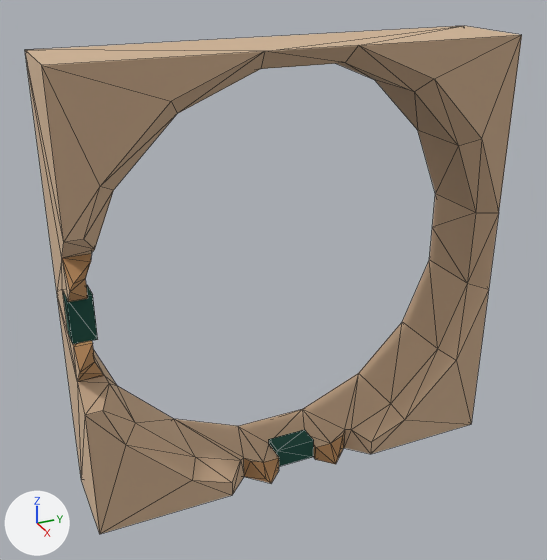
An edit to the glTF model asset/Guide_90.glb, drawn before and after from the same camera.
The view is the same before and after, from a 50 mm lens placed at (7.28, -24.54, 6.59), pointed at (2.98, -22.6, 4.44). Lighting does not change. The marker at lower left points along +X, +Y and +Z. Mesh edges are drawn as thin lines. Where no turn or scale is listed for an object, it has been applied to the vertices. Vertices at the same position are counted once.

Names of what the first picture shows: 'mergedBlocks(Clone)'.
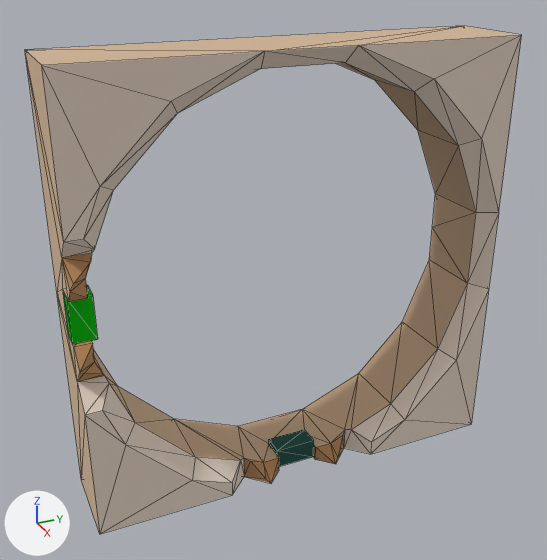
The newer file is also turned or shifted as a whole; pictures and numbers use the older file's frame.

The change in detail:
Material 'Sandstone_Floor' (mat_sandstone_floor) is new.
Its base color is (0.88, 0.783, 0.694) (white #f1e5d9).
Its metallic is 0.5.
Its roughness is 1.0.
Material 'Material.001' (mat_material_001) is new.
Its base color is (0.00101, 0.604, 0.00238) (green #03cc08).
Its metallic is 0.5.
Its roughness is 1.0.
me_mesh_0 is used by ob_mergedblocks_clone; location (0.0, 0.0, 0.0).
me_mesh_0 had 116 vertices, 232 faces and spanned x 2.7..3.3, y -24.0..-21.0, z 3.0..6.0.
me_mesh_0 now has 118 vertices, 232 faces and spans x 2.7..3.3, y -24.0..-21.0, z 3.0..6.0.
Part 1, on me_mesh_0:
7 faces are deleted.
2 vertices are added at (3.0, -24.0, 4.65), (3.0, -24.0, 4.35).
7 new faces join them, mat_material_001 (green #03cc08).
me_mesh_0 part 2: 5 faces spanning x 3.0..3.15, y -24.0..-23.85, z 4.35..4.65 switch from mat_green_stone___dark (dark cyan #2d6256) to mat_material_001 (green #03cc08).
me_mesh_0 part 3: 56 faces spanning x 3.15..3.3, y -24.0..-21.0, z 3.0..6.0 switch from mat_sandstone_trim (beige #dec3a5) to mat_sandstone_floor (white #f1e5d9).

Boxes [x1, y1, x2, y2] around the edits, measured in the pictures (547 x 560 px; the box of a moved part takes in the faces that stretch with it):
part 1 of me_mesh_0, moved or reshaped: [63, 285, 87, 344] in both
part 2 of me_mesh_0, recoloured: [67, 285, 98, 344] in both
part 3 of me_mesh_0, recoloured: [42, 35, 522, 534] in both
